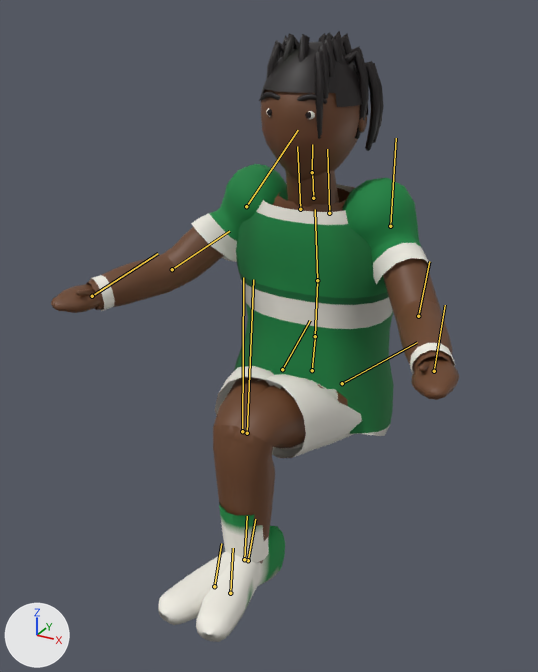
One commit to the glTF model src/assets/models/char_streetBaller.glb: the scene before it, then after it.
The view is the same before and after, from a 50 mm lens placed at (0.886, -1.891, 1.86), pointed at (-0.003, -0.274, 1.052). Every picture has the same lights, and +X, +Y and +Z are marked at lower left. The first picture is the older version. Both versions are drawn at frame 0 of the action 'Ride'; the numbers are the values there. The bones that change, and the others that lie on the model, are drawn over the model as lines.

The first picture shows 'streetBaller_mesh'.
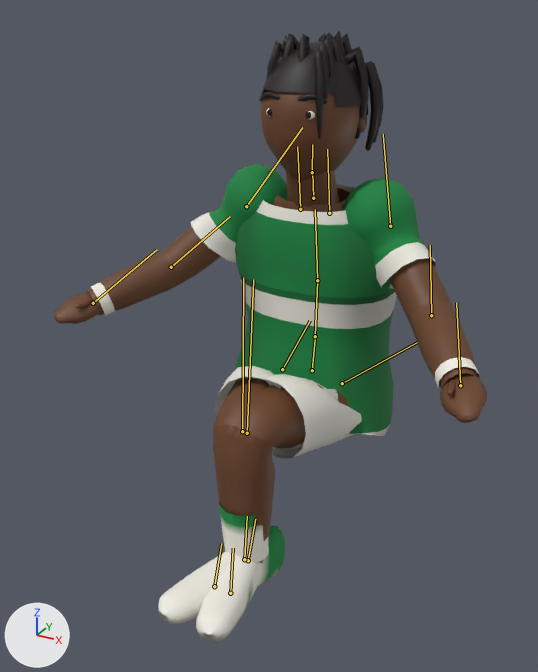
Pixel boxes (x1, y1, x2, y2) of what changed, in the pictures (538 x 672 px):
'streetBaller_mesh', posed (6% wider): before (51, 31, 459, 642); after (54, 31, 487, 642)
bone 'upperarm_L', root to tip: before (390, 226) to (396, 138); after (390, 226) to (383, 134)
bone 'forearm_L', root to tip: before (418, 316) to (429, 261); after (431, 315) to (430, 245)
bone 'upperarm_R', root to tip: before (246, 206) to (298, 130); after (246, 206) to (302, 127)
bone 'forearm_R', root to tip: before (172, 269) to (229, 231); after (171, 267) to (230, 216)

The change in detail:
Bone 'upperarm_L' (bone_upperarm_l) turns from (-51, 11, 9) to (-44, 14, 14) degrees about its own x, y and z.
Bone 'forearm_L' (bone_forearm_l) turns from (-30, 0, 0) to (-22, 0, 0) degrees about its own x, y and z.
Bone 'upperarm_R' (bone_upperarm_r) turns from (-51, -11, -9) to (-44, -14, -14) degrees about its own x, y and z.
Bone 'forearm_R' (bone_forearm_r) turns from (-30, 0, 0) to (-22, 0, 0) degrees about its own x, y and z.
